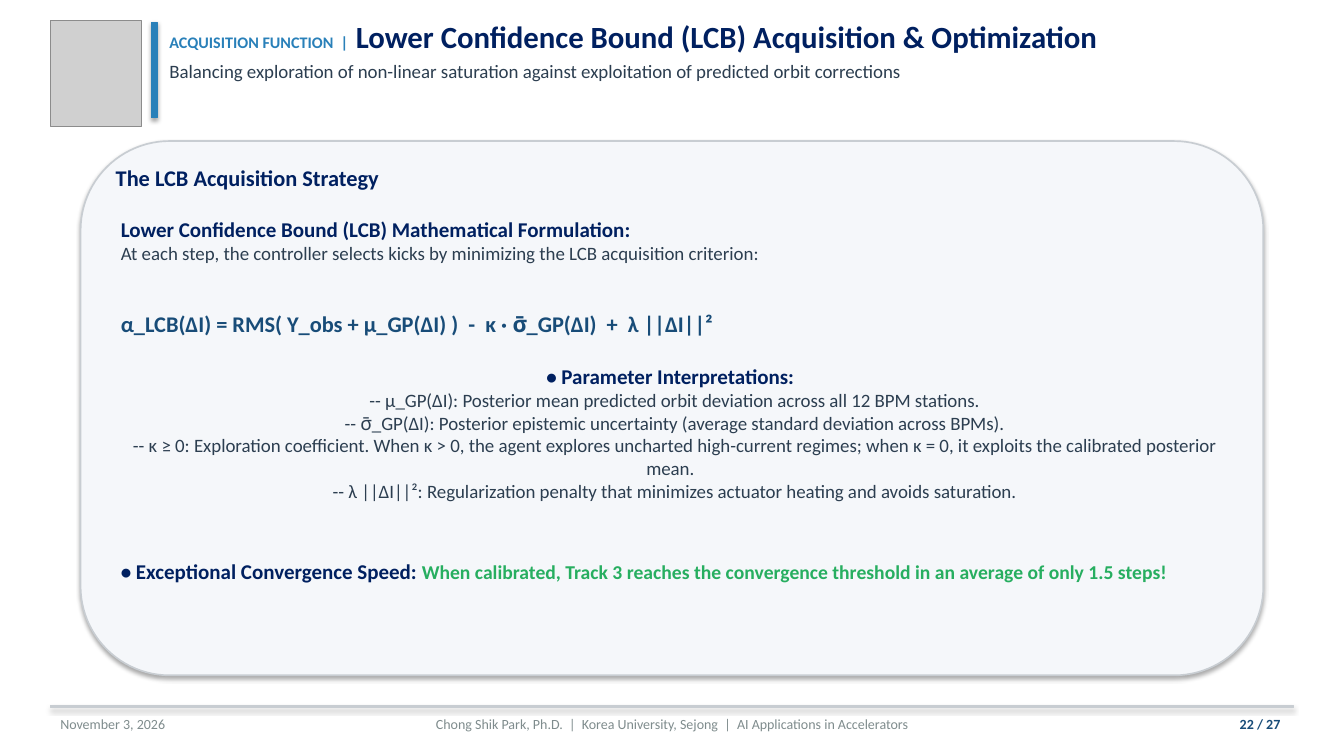
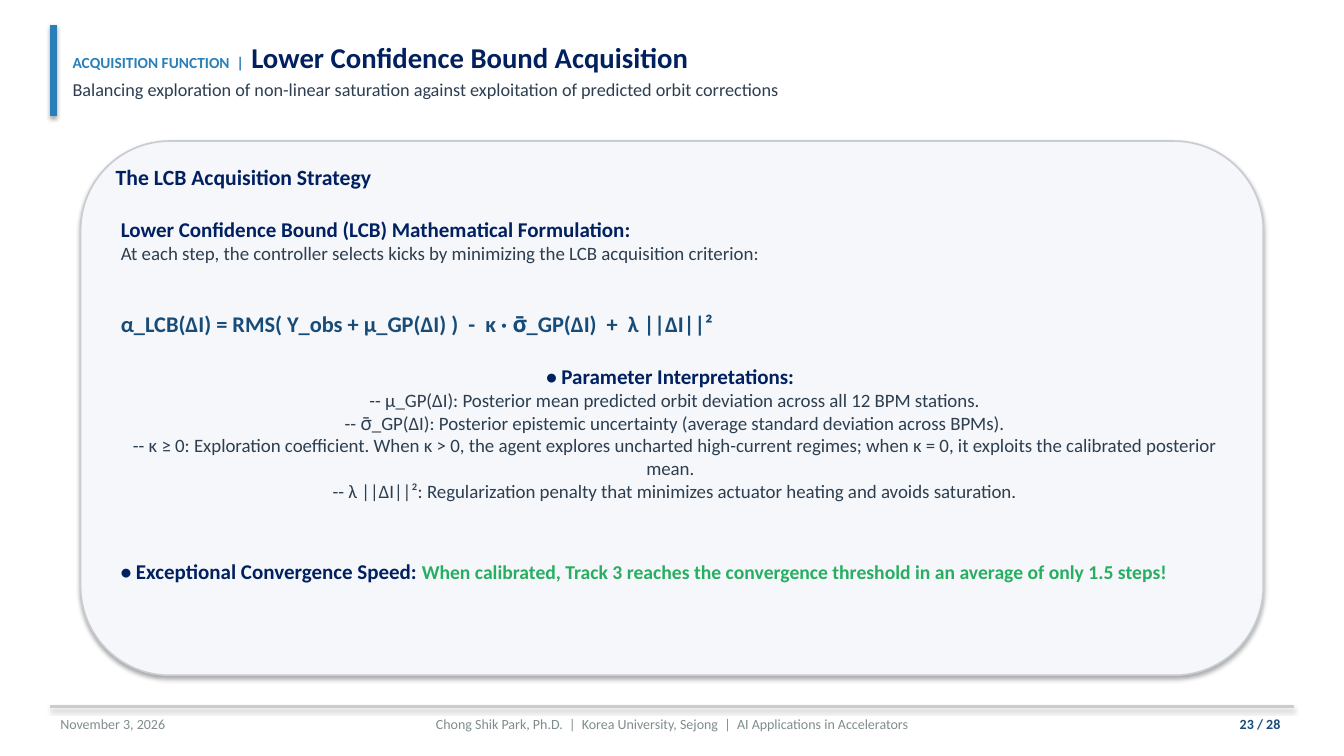
Before and after one commit to cspark7701/ai4acc-mini-hackathon, a slide deck: slide 23 of presentations/Lecture_1_AI_ML_Foundations_and_Control.pptx (slide 22 before the commit). Drawn at 1344x756 pixels with LibreOffice and Linux fonts; fonts in the diff are those of the drawing; grey boxes stand for pictures. Boxes give left, top, right and bottom in pixels: in the first picture for what was removed or moved away, otherwise in the second. Text is boxed around its words. In the diff, an @@ line names an element or a change of style, - is before the commit and + after.

Commit message:
Refine Lecture 1 presentation layout, typography, and content
Implement six presentation design enhancements requested by user. Adjust title slide font size to fit on a single unwrapped line and scale the Korea University logo to 0.95 inches. Vertically center slide titles and subtitles with the blue accent bar, shortening titles to prevent line wrapping across all slides. Add dedicated slides explaining all major activation functions (ReLU, Leaky ReLU, GELU, Sigmoid, Tanh, Linear) and optimization algorithms (SGD, Momentum, AdaGrad, RMSProp, Adam, AdamW, L-BFGS-B). Resize and position MLP, RL, and trajectory schematics with clean margins to eliminate text box overlap. Format the Tested Benchmark Leaderboard as a structured 7-column table with zero text wrapping. Recompile 28-page PDF presentation via pdflatex.

Files:
 M  presentations/Lecture_1_AI_ML_Foundations_and_Control.pdf
 M  presentations/Lecture_1_AI_ML_Foundations_and_Control.pptx
 M  presentations/Lecture_1_AI_ML_Foundations_and_Control.tex
 M  scripts/build_lecture_1_pptx.py

```diff
--- a/presentations/Lecture_1_AI_ML_Foundations_and_Control.pptx
+++ b/presentations/Lecture_1_AI_ML_Foundations_and_Control.pptx
@@ rectangle resized from (x1=151, y1=22, x2=157, y2=118) to (x1=50, y1=25, x2=56, y2=116) @@
@@ picture removed at (x1=50, y1=20, x2=141, y2=126) @@
@@ text "ACQUISITION FUNCTION | Lower Confidence ..." moved from (x1=169, y1=25, x2=1096, y2=82) to (x1=73, y1=48, x2=779, y2=99) @@
@@ text "ACQUISITION FUNCTION | Lower Confidence ..." at (x1=73, y1=48, x2=779, y2=99): vertical alignment top to middle @@
@@ text at (x1=73, y1=48, x2=688, y2=73): text changed; size 22 to 20.5 pt @@
-ACQUISITION FUNCTION | Lower Confidence Bound (LCB) Acquisition & Optimization
+ACQUISITION FUNCTION | Lower Confidence Bound Acquisition
@@ text at (x1=73, y1=83, x2=779, y2=99): size 13.5 to 13 pt in "Balancing exploration of non-linear saturation against explo ..." @@
@@ text "The LCB Acquisition Strategy" at (x1=116, y1=169, x2=371, y2=189): size 16 to 15.5 pt @@
@@ text at (x1=1240, y1=719, x2=1280, y2=729): text changed @@
-22 / 27
+23 / 28
```
Also in this commit, not shown: 25 other slides changed, 2 slides added, 1 slide removed, 3 other files.
